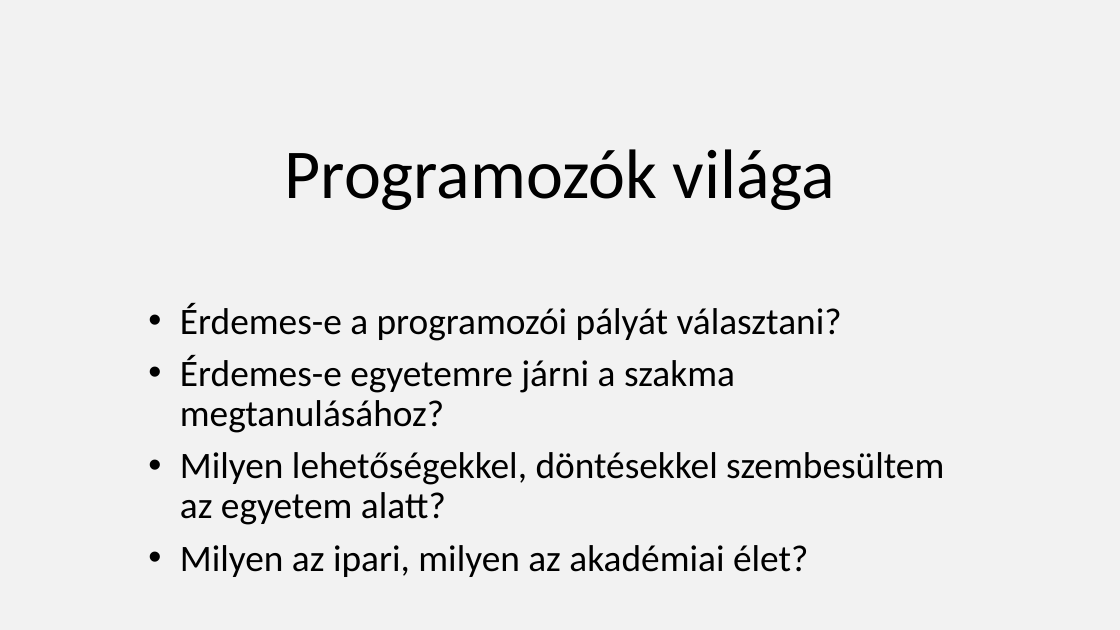
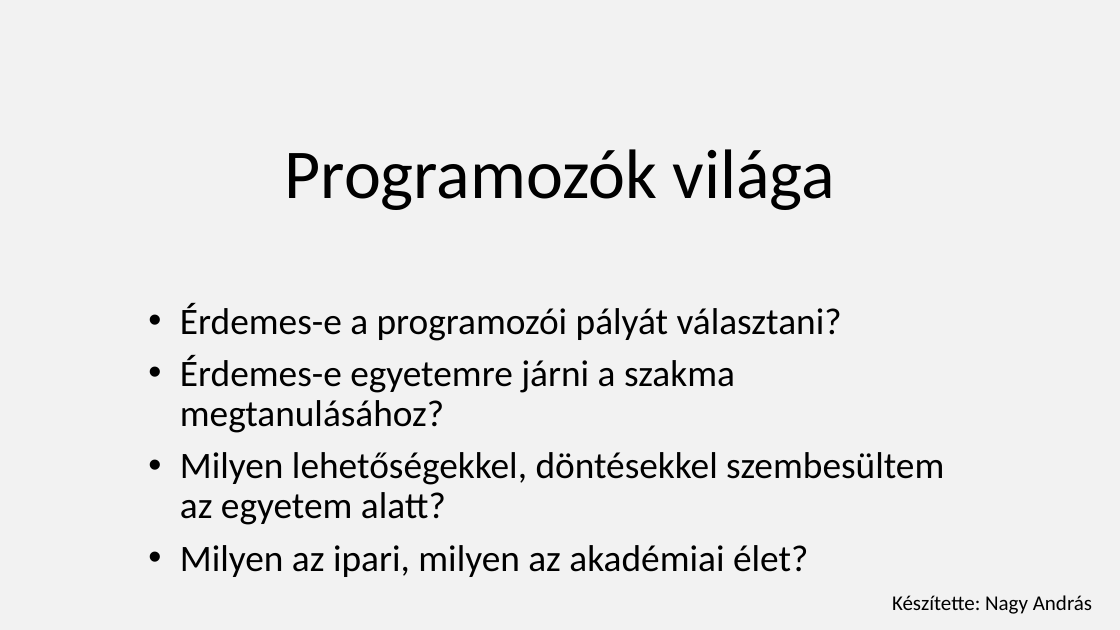
Before and after one commit to nagyandras95/Egyetem, a slide deck: slide 1 of efop/03/Programozók világa.pptx. Drawn at 1120x630 pixels with LibreOffice and Linux fonts; fonts in the diff are those of the drawing. Boxes give left, top, right and bottom in pixels: in the first picture for what was removed or moved away, otherwise in the second. Text is boxed around its words. In the diff, an @@ line names an element or a change of style, - is before the commit and + after.

```diff
--- a/efop/03/Programozók világa.pptx
+++ b/efop/03/Programozók világa.pptx
@@ text added at (x1=892, y1=595, x2=1092, y2=614), 18 pt, text #000000 @@
+Készítette: Nagy András
```
Also in this commit, not shown: 5 other slides changed, 1 slide added.
